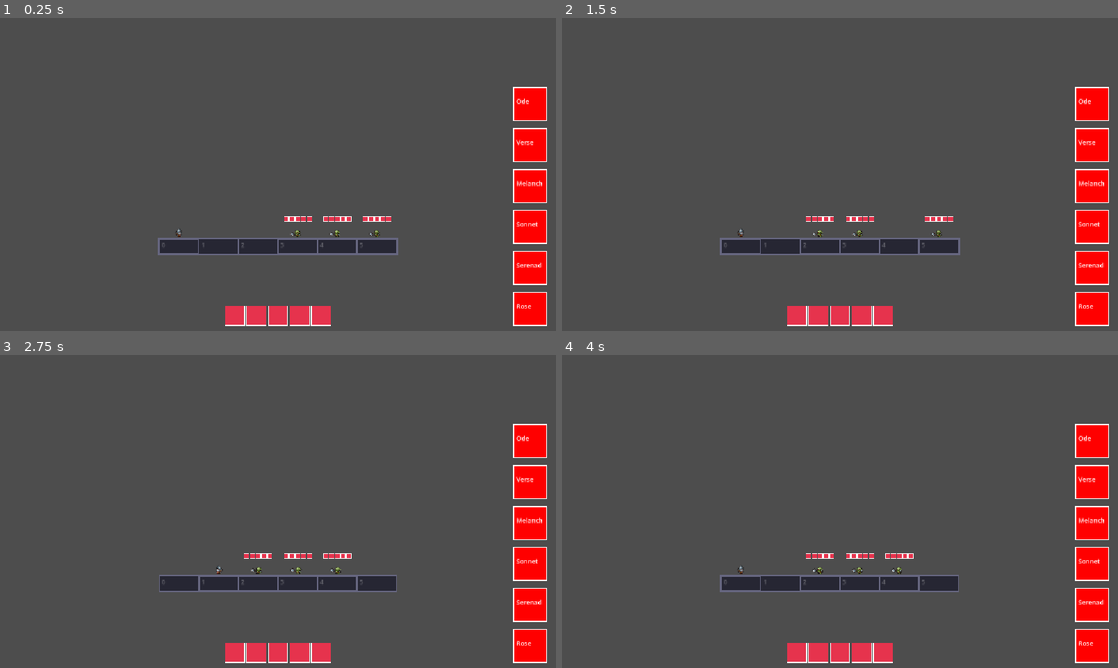
Above: before the commit, frames 1-4 (two rows, left to right).
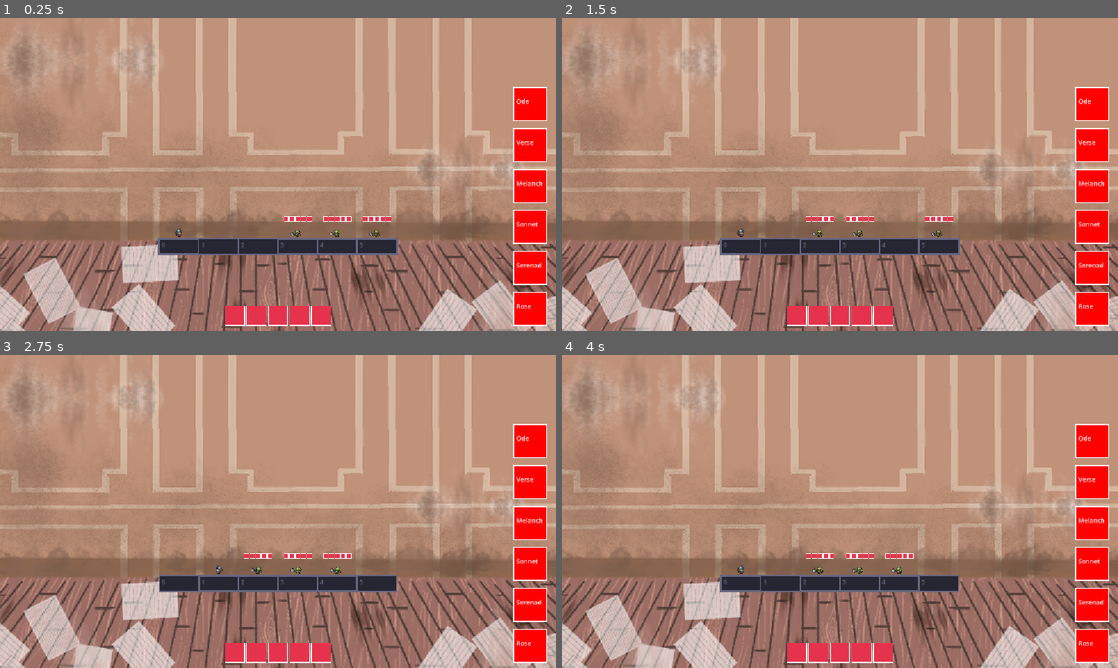
Above: after the commit, the same moments.

Repository: NiorsHaz/GMJ-Instase-2026
Game: Godot game, scene res://Scene/level_test.tscn
Two runs of this game, one before a commit and one after it. Both use one fixed random seed, a clock stepped at 60 frames per second and the inputs below.
Inputs (mouse positions are in pixels of both pictures, inside the frame that each line leads up to):
- Up to frame 1 (0.25 s): no input
- Up to frame 2 (1.5 s): tap Enter (ui_accept) at 0.5, 0.77 s; move the mouse to (962, 158) at 0.52 s; hold Right (ui_right) 0.53-1.28 s; tap E at 0.6, 1.35 s; click (962, 158) at 0.67 s; move the mouse to (728, 190) at 1.27 s; hold Left (ui_left) from 1.28 s (still down)
- Up to frame 3 (2.75 s): tap Enter (ui_accept) at 1.52 s; move the mouse to (333, 442) at 2.02 s; release Left (ui_left) at 2.03 s; hold Right (ui_right) from 2.03 s (still down); tap E at 2.1 s
- Up to frame 4 (4 s): move the mouse to (812, 574) at 2.77 s; tap E at 2.85, 3.6 s; click (812, 574) at 2.92 s; tap Enter (ui_accept) at 3.02, 3.5, 3.77 s; move the mouse to (1006, 558) at 3.52 s; release Right (ui_right) at 3.53 s; hold Left (ui_left) from 3.53 s (still down)

The runs differ from the first frame. In frame 1, 90% of the frame differs, in the area x 0-100%, y 0-100%; in frame 2, 90%; in frame 3, 90%; in frame 4, 90%.

Commit message:
Update level_test.tscn

Diff:
--- a/Scene/level_test.tscn
+++ b/Scene/level_test.tscn
@@ -8,13 +8,13 @@
 script = ExtResource("1_bc5pw")
 
 [node name="Mur" type="Sprite2D" parent="." unique_id=1521125816]
-visible = false
+z_index = -1
 position = Vector2(577.0872, 326.37503)
 scale = Vector2(0.6942083, 0.6942082)
 texture = ExtResource("2_6nxvy")
 
 [node name="Sol" type="Sprite2D" parent="." unique_id=907096523]
-visible = false
+z_index = -1
 position = Vector2(574, 261.00003)
 scale = Vector2(0.82641464, 0.8264147)
 texture = ExtResource("3_bc5pw")
Not shown: 1 places in Scene/level_test.tscn that only renumber resources
